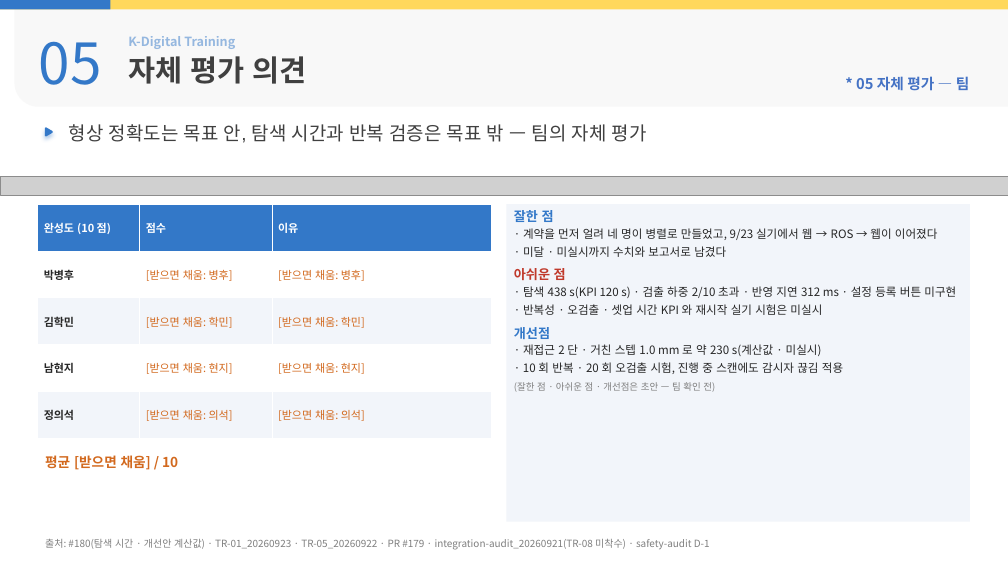
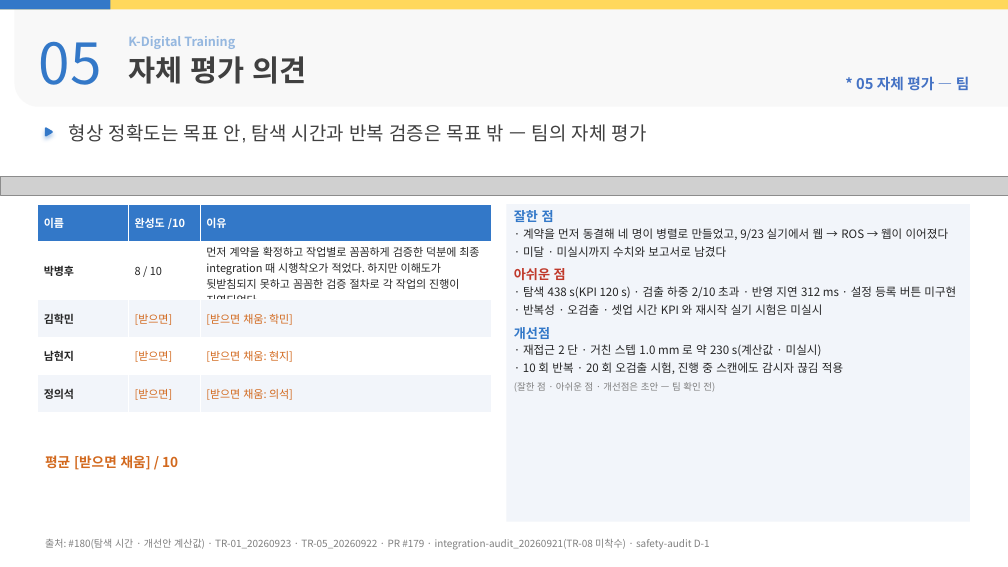
Before and after one commit to yujh5537/rokey_cobot1_Weld-Made, a slide deck: slide 18 of docs/presentation/slides-byeonghu.pptx. Drawn at 1008x567 pixels with LibreOffice and Linux fonts; fonts in the diff are those of the drawing; grey boxes stand for pictures; background and template pictures are left out. Boxes give left, top, right and bottom in pixels: in the first picture for what was removed or moved away, otherwise in the second. Text is boxed around its words. In the diff, an @@ line names an element or a change of style, - is before the commit and + after.

```diff
--- a/docs/presentation/slides-byeonghu.pptx
+++ b/docs/presentation/slides-byeonghu.pptx
@@ table at <box>38,204,492,404</box> @@
-row 1, column 1: 완성도 (10 점)
+row 1, column 1: 이름
-row 1, column 2: 점수
+row 1, column 2: 완성도 /10
-row 2, column 2: [받으면 채움: 병후]
+row 2, column 2: 8 / 10
-row 2, column 3: [받으면 채움: 병후]
+row 2, column 3: 먼저 계약을 확정하고 작업별로 꼼꼼하게 검증한 덕분에 최종 integration 때 시행착오가 적었다. 하지만 이해도가 뒷받침되지 못하고 꼼꼼한 검증 절차로 각 작업의 진행이 지연되었다.
-row 3, column 2: [받으면 채움: 학민]
+row 3, column 2: [받으면]
-row 4, column 2: [받으면 채움: 현지]
+row 4, column 2: [받으면]
-row 5, column 2: [받으면 채움: 의석]
+row 5, column 2: [받으면]
@@ text in rectangle at <box>523,228,949,240</box>: text changed @@
-· 계약을 먼저 얼려 네 명이 병렬로 만들었고, 9/23 실기에서 웹 → ROS → 웹이 이어졌다
+· 계약을 먼저 동결해 네 명이 병렬로 만들었고, 9/23 실기에서 웹 → ROS → 웹이 이어졌다
```
Also in this commit, not shown: 1 other slide changed, 2 other files.
